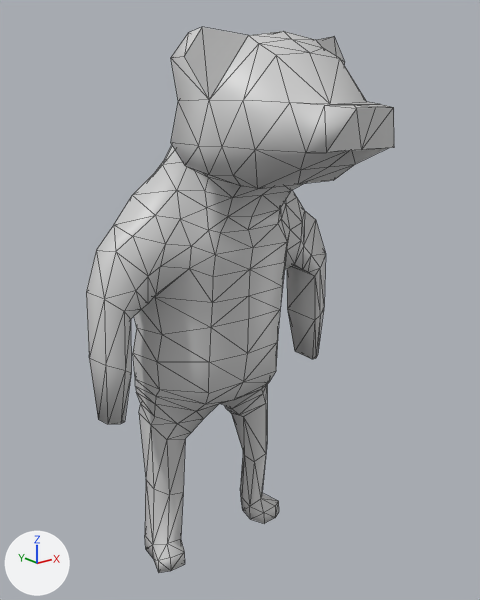
Before and after pictures for a commit that changed the COLLADA model bear.dae.
Rendered twice from a 50 mm lens placed at (-2.53, -2.82, 3.2), pointed at (-0.01, 0.33, 1.94). Lighting does not change. The marker at lower left points along +X, +Y and +Z. Mesh edges are drawn as thin lines.

Objects in the first picture: 'bear'.
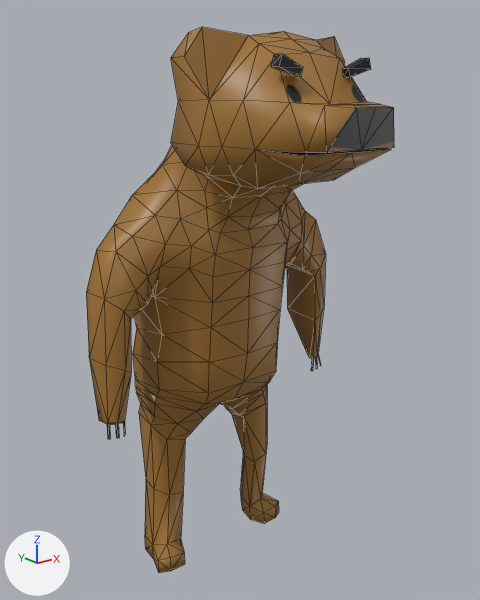
The newer file is also rescaled (x1.117), turned or shifted as a whole; pictures and numbers use the older file's frame.

What differs and where, as boxes (x1, y1, x2, y2) in the pictures (480 x 600 px):
part 1 of me_bear, built on: before (255, 148, 387, 189); after (255, 54, 392, 189)
part 2 of me_bear, built on: before (89, 241, 324, 424); after (89, 241, 324, 439)
part 3 of me_bear, recoloured (grey to brown): (86, 27, 394, 573) in both

The change in detail:
Picture 'bare_d.png' (img_bare_d_png) is new.
Material 'Material__47_002' (mat_material__47_002) is new.
Its texture is img_bare_d_png.
Its roughness is 0.44.
Material 'Material' (mat_material) is new.
Its base color is (0.0, 0.0, 0.0) (black #000000).
Its roughness is 0.44.
me_bear is used by ob_bear; location (0.0, 0.0, 0.0).
me_bear had 353 vertices, 702 faces and spanned x -0.93..0.93, y -0.68..1.18, z 0.01..3.51.
me_bear now has 407 vertices, 802 faces and spans x -0.93..0.93, y -0.68..1.18, z 0.01..3.51.
Part 1, on me_bear:
3 vertices are removed from x -0.2..0.2, y -0.39, z 2.84.
12 faces are deleted.
23 vertices are added at x -0.31..0.34, y -0.54..-0.27, z 2.82..3.37.
20 new faces join them, mat_material__47_002 (picture img_bare_d_png).
24 new faces join them, mat_material (black #000000).
Part 2, on me_bear:
14 vertices are removed from x -0.91..0.91, y 0.44..0.67, z 1.29..2.06.
46 faces are deleted.
48 vertices are added at x -0.91..0.91, y 0.47..0.59, z 1.19..2.06.
114 new faces join them, mat_material__47_002 (picture img_bare_d_png).
me_bear part 3: 644 faces spanning x -0.93..0.93, y -0.68..1.18, z 0.01..3.51 switch from mat_material__47 (light grey #d1d1d1) to mat_material__47_002 (picture img_bare_d_png).
me_bear now uses material mat_material (black #000000).
